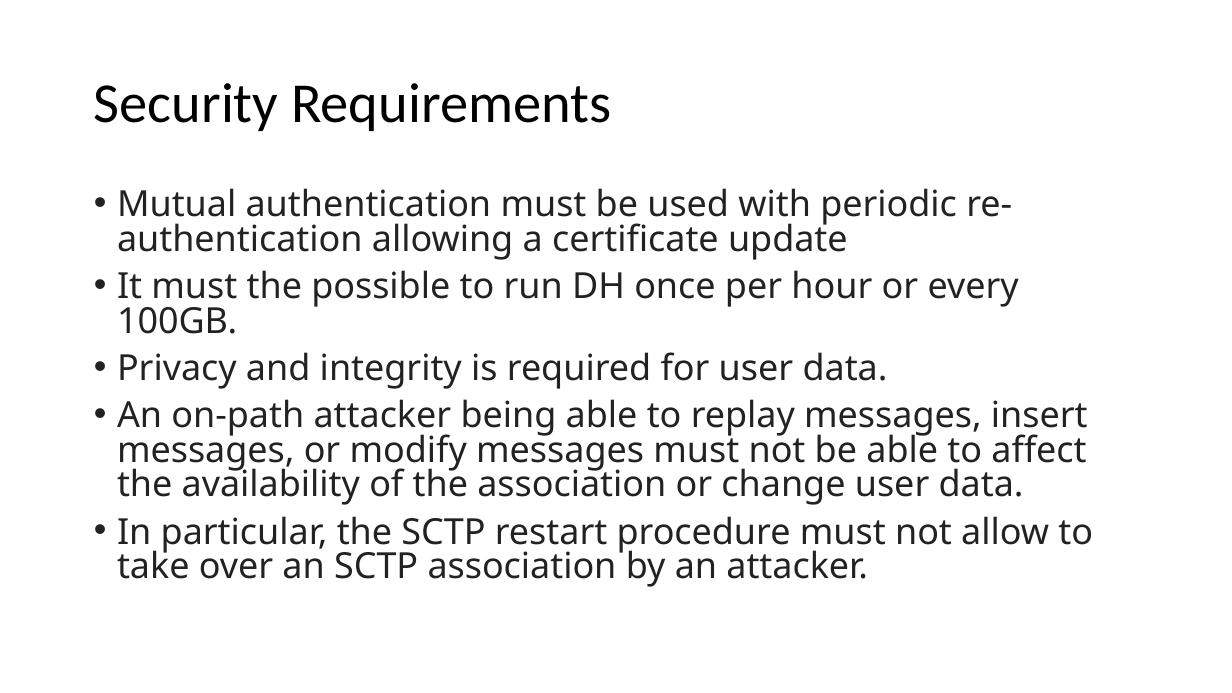
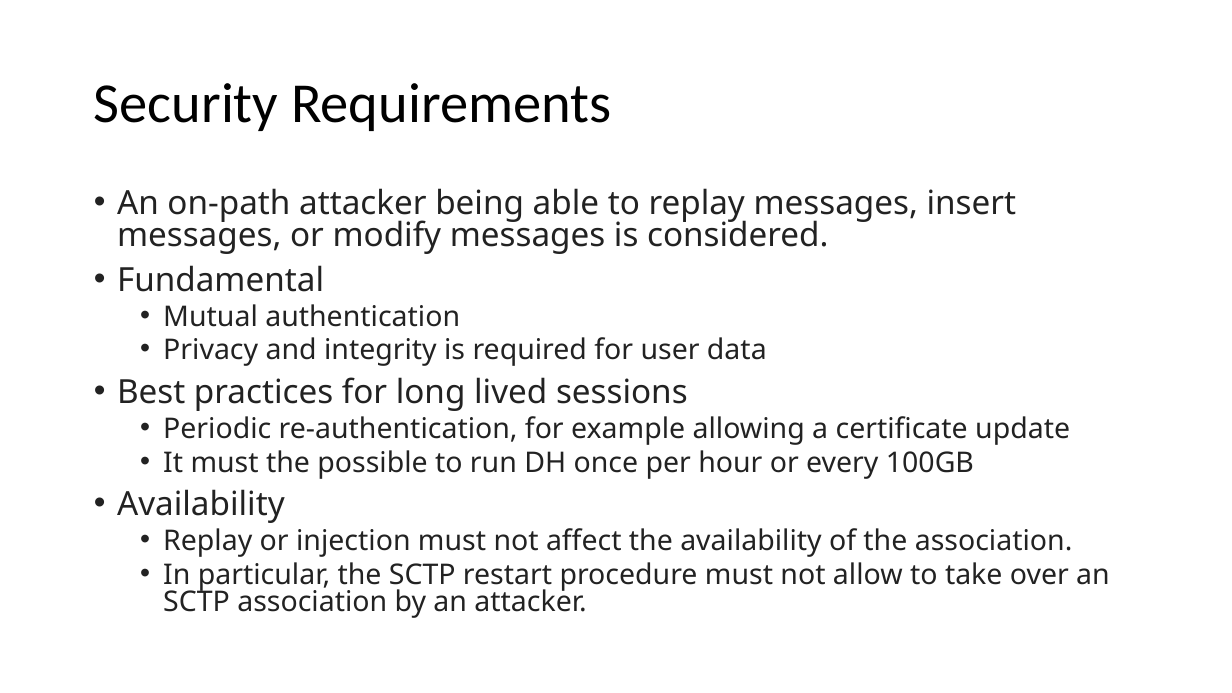
Before and after one commit to sctplab/sctp-dtls-requirements, a slide deck: slide 7 of SCTP_DTLS_REQ.pptx (slide 5 before the commit). Drawn at 1232x693 pixels with LibreOffice and Linux fonts; fonts in the diff are those of the drawing. Boxes give left, top, right and bottom in pixels: in the first picture for what was removed or moved away, otherwise in the second. Text is boxed around its words. In the diff, an @@ line names an element or a change of style, - is before the commit and + after.

```diff
--- a/SCTP_DTLS_REQ.pptx
+++ b/SCTP_DTLS_REQ.pptx
@@ text at [117,188,1073,557]: text changed; size 28 to 22.2 pt @@
-• Mutual authentication must be used with periodic re-authentication allowing a certificate update
-• It must the possible to run DH once per hour or every 100GB.
-• Privacy and integrity is required for user data.
-• An on-path attacker being able to replay messages, insert messages, or modify messages must not be able to affect the availability of the association or change user data.
+• An on-path attacker being able to replay messages, insert messages, or modify messages is considered.
+• Fundamental
+  • Mutual authentication
+  • Privacy and integrity is required for user data
+• Best practices for long lived sessions
+  • Periodic re-authentication, for example allowing a certificate update
+  • It must the possible to run DH once per hour or every 100GB
+• Availability
+  • Replay or injection must not affect the availability of the association.
@@ text at [163,562,1110,618]: size 28 to 22.2 pt in "In particular, the SCTP restart procedure must ..."; list level 1 to 2 in "In particular, the SCTP restart ..." @@
```
Also in this commit, not shown: 1 other slide changed, 2 slides added.
